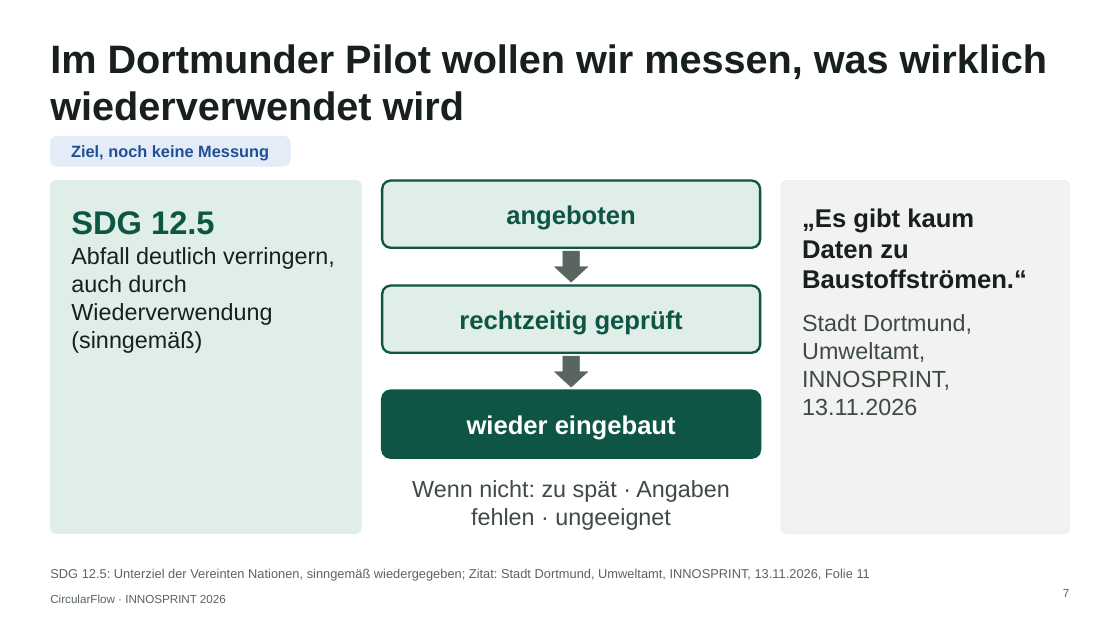
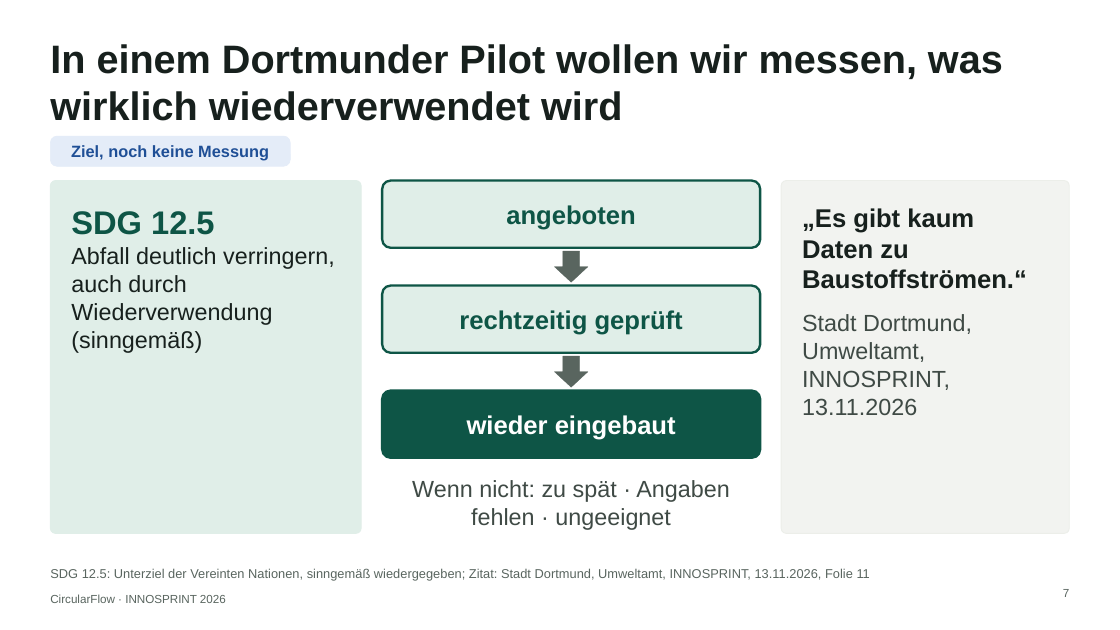
Before and after one commit to sammo3332/CircularFlow, a slide deck: slide 7 of pitch/innosprint-2026/ausgabe/abgabe-5-minuten/CircularFlow_INNOSPRINT2026_Pitch-5-Minuten.pptx. Drawn at 1120x630 pixels with LibreOffice and Linux fonts; fonts in the diff are those of the drawing. Boxes give left, top, right and bottom in pixels: in the first picture for what was removed or moved away, otherwise in the second. Text is boxed around its words. In the diff, an @@ line names an element or a change of style, - is before the commit and + after.

```diff
--- a/pitch/innosprint-2026/ausgabe/abgabe-5-minuten/CircularFlow_INNOSPRINT2026_Pitch-5-Minuten.pptx
+++ b/pitch/innosprint-2026/ausgabe/abgabe-5-minuten/CircularFlow_INNOSPRINT2026_Pitch-5-Minuten.pptx
@@ title at <box>50,44,1003,121</box>: text changed @@
-Im Dortmunder Pilot wollen wir messen, was wirklich wiederverwendet wird
+In einem Dortmunder Pilot wollen wir messen, was wirklich wiederverwendet wird
```
Also in this commit, not shown: 4 other slides changed, 12 other files.
